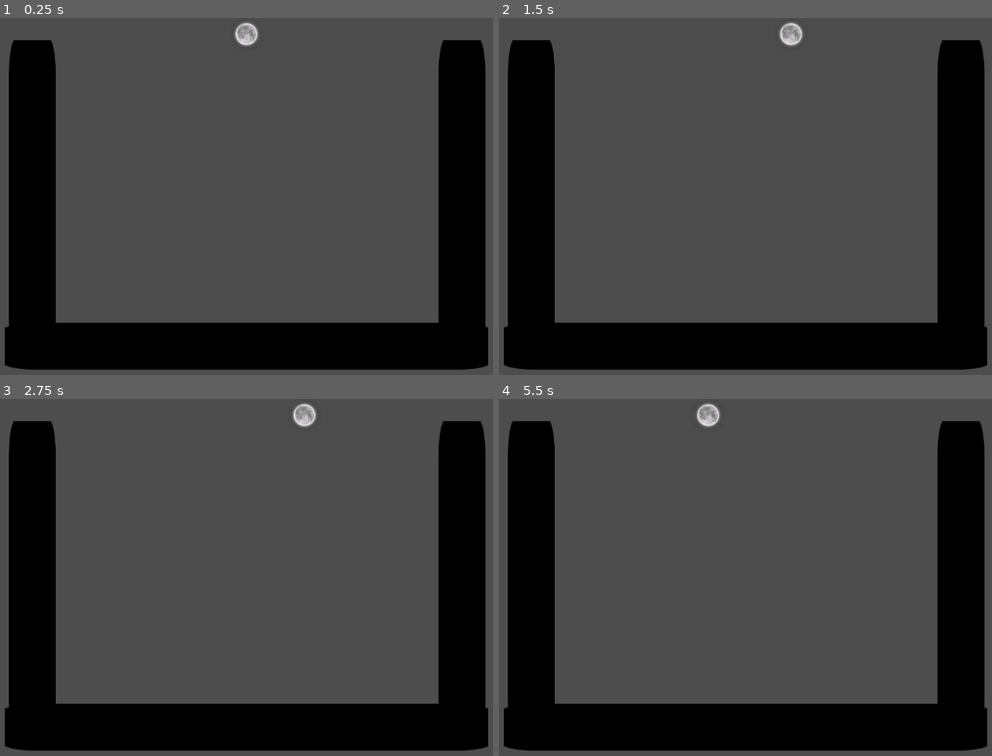
Above: before the commit, frames 1-4 (two rows, left to right).
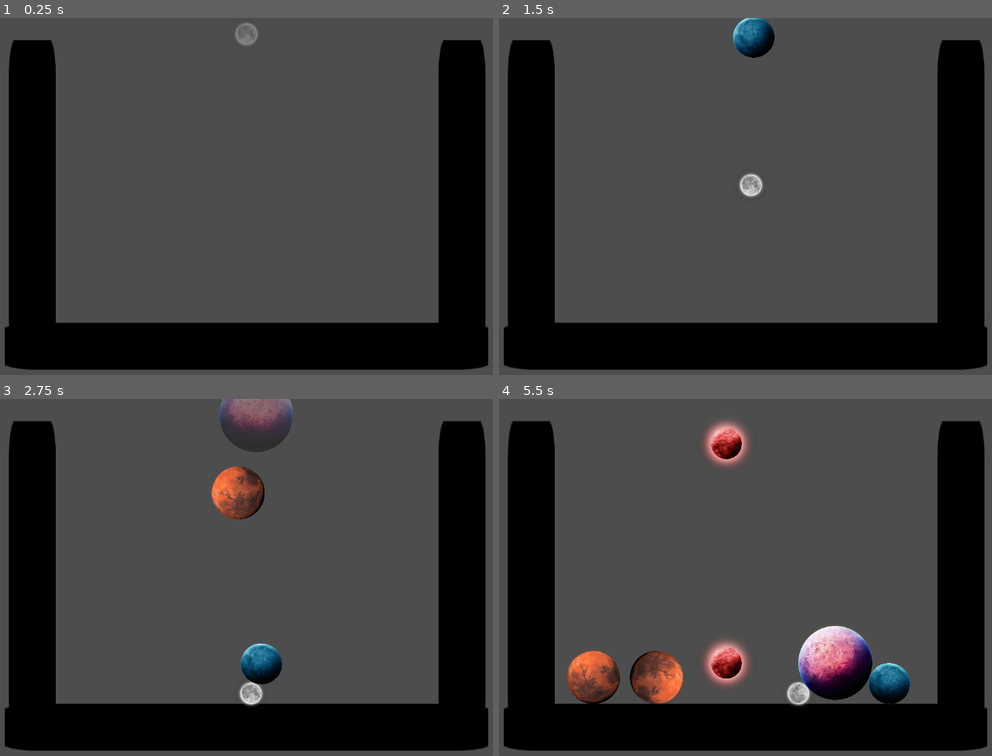
Above: after the commit, the same moments.

Repository: 6thAce/marbel-merger
Game: Godot game, scene res://main.tscn
Same seed, same stepped clock (60 frames per second), same inputs: the game is played once before the commit and once after it. The engine's default icon, where the game draws it, is replaced by a stand-in: a white triangle on a blue panel in a dark square.
Inputs (mouse positions are in pixels of both pictures, inside the frame that each line leads up to):
- Up to frame 1 (0.25 s): no input
- Up to frame 2 (1.5 s): tap Enter at 0.5 s; move the mouse to (883, 178) at 0.52 s; hold Right (ui_right) 0.53-1.28 s; tap Space (space) at 0.6, 1.35 s; click (883, 178) at 0.67 s; move the mouse to (617, 214) at 1.27 s; hold Left (ui_left) from 1.28 s (still down); click (617, 214) at 1.42 s
- Up to frame 3 (2.75 s): move the mouse to (310, 498) at 2.02 s; release Left (ui_left) at 2.03 s; hold Right (ui_right) from 2.03 s (still down); tap Space (space) at 2.1 s; click (310, 498) at 2.17 s
- Up to frame 4 (5.5 s): move the mouse to (710, 648) at 2.77 s; tap Space (space) every 0.75 s from 2.85 to 5.1 s; click (710, 648) at 2.92 s; move the mouse to (937, 631) at 3.52 s; release Right (ui_right) at 3.53 s; hold Left (ui_left) from 3.53 s (still down); click (937, 631) at 3.67 s; move the mouse to (553, 523) at 4.27 s; click (553, 523) at 4.42 s; move the mouse to (775, 577) at 5.02 s; click (775, 577) at 5.17 s

The runs differ from the first frame. In frame 1, 0.2% of the frame differs, in the area x 47-53%, y 1-8%; in frame 2, 1.3%; in frame 3, 4.2%; in frame 4, 8.3%, in the area x 13-84%, y 1-87%.
Error before the commit: Invalid call. Nonexistent function 'has_variable' in base 'RigidBody2D (ball_0.gd)'. (res://main.gd:32)

Commit message:
Improve ball preview logic and add game over handling
Refactored ball scripts to better handle preview state and prevent merging for preview balls. Updated main.gd to clamp preview ball movement, randomize ball selection, and add game over logic to stop spawning balls when triggered. Also improved input handling and ensured the final level ball does not merge, only bounces.

Diff:
--- a/ball_0.gd
+++ b/ball_0.gd
@@ -6,15 +6,17 @@
 
 func _ready() -> void:
 	var area = $Area2D
-	if area:
+	# Connect manually (ignore editor connections)
+	if not area.body_entered.is_connected(_on_area_2d_body_entered):
 		area.body_entered.connect(_on_area_2d_body_entered)
 
 func _on_area_2d_body_entered(body: Node) -> void:
+	if is_preview:
+		return
 	if body == self:
 		return
-	if body is RigidBody2D and body.has_method("get_level"):
+	if body is RigidBody2D and body.has_method("get_level") and not body.is_preview:
 		if body.get_level() == level:
-			# Only one ball should handle the merge
 			if get_instance_id() < body.get_instance_id():
 				merge_with(body)
 
@@ -28,7 +30,6 @@
 	var new_pos = (position + other_ball.position) / 2.0
 	var next_level = level + 1
 
-	# Remove both old balls safely in next frame
 	call_deferred("queue_free")
 	other_ball.call_deferred("queue_free")
 
--- a/ball_1.gd
+++ b/ball_1.gd
@@ -6,15 +6,17 @@
 
 func _ready() -> void:
 	var area = $Area2D
-	if area:
+	# Connect manually (ignore editor connections)
+	if not area.body_entered.is_connected(_on_area_2d_body_entered):
 		area.body_entered.connect(_on_area_2d_body_entered)
 
 func _on_area_2d_body_entered(body: Node) -> void:
+	if is_preview:
+		return
 	if body == self:
 		return
-	if body is RigidBody2D and body.has_method("get_level"):
+	if body is RigidBody2D and body.has_method("get_level") and not body.is_preview:
 		if body.get_level() == level:
-			# Only one ball should handle the merge
 			if get_instance_id() < body.get_instance_id():
 				merge_with(body)
 
@@ -28,7 +30,6 @@
 	var new_pos = (position + other_ball.position) / 2.0
 	var next_level = level + 1
 
-	# Remove both old balls safely in next frame
 	call_deferred("queue_free")
 	other_ball.call_deferred("queue_free")
 
--- a/ball_2.gd
+++ b/ball_2.gd
@@ -6,15 +6,17 @@
 
 func _ready() -> void:
 	var area = $Area2D
-	if area:
+	# Connect manually (ignore editor connections)
+	if not area.body_entered.is_connected(_on_area_2d_body_entered):
 		area.body_entered.connect(_on_area_2d_body_entered)
 
 func _on_area_2d_body_entered(body: Node) -> void:
+	if is_preview:
+		return
 	if body == self:
 		return
-	if body is RigidBody2D and body.has_method("get_level"):
+	if body is RigidBody2D and body.has_method("get_level") and not body.is_preview:
 		if body.get_level() == level:
-			# Only one ball should handle the merge
 			if get_instance_id() < body.get_instance_id():
 				merge_with(body)
 
@@ -28,7 +30,6 @@
 	var new_pos = (position + other_ball.position) / 2.0
 	var next_level = level + 1
 
-	# Remove both old balls safely in next frame
 	call_deferred("queue_free")
 	other_ball.call_deferred("queue_free")
 
--- a/ball_3.gd
+++ b/ball_3.gd
@@ -6,15 +6,17 @@
 
 func _ready() -> void:
 	var area = $Area2D
-	if area:
+	# Connect manually (ignore editor connections)
+	if not area.body_entered.is_connected(_on_area_2d_body_entered):
 		area.body_entered.connect(_on_area_2d_body_entered)
 
 func _on_area_2d_body_entered(body: Node) -> void:
+	if is_preview:
+		return
 	if body == self:
 		return
-	if body is RigidBody2D and body.has_method("get_level"):
+	if body is RigidBody2D and body.has_method("get_level") and not body.is_preview:
 		if body.get_level() == level:
-			# Only one ball should handle the merge
 			if get_instance_id() < body.get_instance_id():
 				merge_with(body)
 
@@ -28,7 +30,6 @@
 	var new_pos = (position + other_ball.position) / 2.0
 	var next_level = level + 1
 
-	# Remove both old balls safely in next frame
 	call_deferred("queue_free")
 	other_ball.call_deferred("queue_free")
 
--- a/ball_4.gd
+++ b/ball_4.gd
@@ -6,15 +6,17 @@
 
 func _ready() -> void:
 	var area = $Area2D
-	if area:
+	# Connect manually (ignore editor connections)
+	if not area.body_entered.is_connected(_on_area_2d_body_entered):
 		area.body_entered.connect(_on_area_2d_body_entered)
 
 func _on_area_2d_body_entered(body: Node) -> void:
+	if is_preview:
+		return
 	if body == self:
 		return
-	if body is RigidBody2D and body.has_method("get_level"):
+	if body is RigidBody2D and body.has_method("get_level") and not body.is_preview:
 		if body.get_level() == level:
-			# Only one ball should handle the merge
 			if get_instance_id() < body.get_instance_id():
 				merge_with(body)
 
@@ -28,7 +30,6 @@
 	var new_pos = (position + other_ball.position) / 2.0
 	var next_level = level + 1
 
-	# Remove both old balls safely in next frame
 	call_deferred("queue_free")
 	other_ball.call_deferred("queue_free")
 
--- a/ball_5.gd
+++ b/ball_5.gd
@@ -6,25 +6,19 @@
 
 func _ready() -> void:
 	var area = $Area2D
-	if area:
+	if area and not area.body_entered.is_connected(_on_area_2d_body_entered):
 		area.body_entered.connect(_on_area_2d_body_entered)
 
 func _on_area_2d_body_entered(body: Node) -> void:
-	if body == self:
+	if body == self or is_preview:
 		return
 	if body is RigidBody2D and body.has_method("get_level"):
 		if body.get_level() == level:
 			_on_same_level_hit(body)
 
 func _on_same_level_hit(body: Node) -> void:
-	# Optional: bounce effect when two max balls hit
+	# Do not merge; just create a bounce or special effect
 	var direction = (global_position - body.global_position).normalized()
 	apply_impulse(direction * 150.0)
 
-	# Optional: add visual or sound feedback
-	if has_node("Particles2D"):
-		$Particles2D.emitting = true
-	if has_node("AudioStreamPlayer2D"):
-		$AudioStreamPlayer2D.play()
-
-	# No merging — this is the final level
+	# Optional effects: Particles or
--- a/main.gd
+++ b/main.gd
@@ -1,76 +1,151 @@
 extends Node2D
+
+# --- Constants ---
+# Movement speed of the ball while it's in preview mode
+const BALL_SPAWN_SPEED := 200.0
+# Estimated radius (half-width) of the ball in pixels, used for boundary clamping.
+# Adjust this value if your balls are a different size.
+const BALL_RADIUS := 16.0
 
 @onready var spawner = $BallSpawner
 
+# List of preloaded ball scenes to choose from randomly
 var ball_scenes = [
 	preload("res://ball0.tscn"),
 	preload("res://ball1.tscn"),
 	preload("res://ball2.tscn"),
 	preload("res://ball3.tscn"),
-	preload("res://ball4.tscn")
-	# preload("res://ball5.tscn")
+	preload("res://ball4.tscn"),
+	preload("res://ball5.tscn") # NEW: Added the Level 5 ball scene
 ]
 
 var preview_ball: RigidBody2D = null
-var can_move = true
+var can_move := true # Flag to control movement and input processing
+var is_game_over := false # NEW: State to track if the game has ended
 
 func _ready():
+	# Use randomize() to ensure true random ball selection on each run
+	randomize()
 	spawn_preview()
 
-# --- Create a preview ball ---
+# =========================
+# 🎮 Game State Management
+# =========================
+
+# Public function to be called by a Game Over area in the scene
+# when a ball crosses the critical boundary (e.g., the top of the screen).
+func end_game():
+	if is_game_over:
+		return
+
+	is_game_over = true
+	can_move = false
+
+	# Clean up the currently held preview ball
+	if preview_ball:
+		preview_ball.queue_free()
+		preview_ball = null
+
+	# TODO: Add game over UI display logic here (e.g., show a Label)
+	print("GAME OVER! Balls stopped spawning.")
+
+# =========================
+# 🧩 Create a Preview Ball
+# =========================
 func spawn_preview():
-	var BallScene = ball_scenes[randi() % ball_scenes.size()]
+	if is_game_over: # Don't spawn if the game is over
+		return
+
+	# 1. Select and instantiate a random ball scene, EXCLUDING the final ball scene (Level 5)
+	# ball_scenes.size() - 1 gives us the count of spawnable balls (5),
+	# ensuring the random index is 0, 1, 2, 3, or 4.
+	var BallScene = ball_scenes[randi() % (ball_scenes.size() - 1)]
 	preview_ball = BallScene.instantiate()
 	preview_ball.position = spawner.position
-	preview_ball.is_preview = true   # no check needed
+
+	# --- Preview Mode Setup (Ghost-like state) ---
+	# Disable physics processing for movement control
 	preview_ball.freeze = true
-	preview_ball.set_collision_layer_value(1, false)
-	preview_ball.set_collision_mask_value(1, false)
-	add_child(preview_ball)
-
-	# Mark it as preview mode
-	if preview_ball.has_variable("is_preview"):
-		preview_ball.is_preview = true
-
-	# Disable collision and physics temporarily
-	preview_ball.freeze = true
+	# Disable collision with layer 1 (assuming this is the layer for other balls/game geometry)
 	preview_ball.set_collision_layer_value(1, false)
 	preview_ball.set_collision_mask_value(1, false)
 
+	# Optional visual cue: make it semi-transparent
+	var sprite := preview_ball.get_node_or_null("Sprite2D")
+	if sprite:
+		sprite.modulate.a = 0.4
+
+	# 2. Add the ball to the scene tree
 	add_child(preview_ball)
 
-# --- Handle movement ---
+
+# =========================
+# ⛓️ Move the Preview & Clamp Boundaries
+# =========================
 func _process(delta):
-	if preview_ball and can_move:
+	# Check if the game is active before allowing movement
+	if preview_ball and can_move and not is_game_over:
+		# FIX: Use '=' instead of ':=' to avoid Godot type inference error for runtime values (as advised)
+		var move_speed = BALL_SPAWN_SPEED * delta
+
+		# Apply movement
 		if Input.is_action_pressed("ui_left"):
-			preview_ball.position.x -= 200 * delta
-		if Input.is_action_pressed("ui_right"):
-			preview_ball.position.x += 200 * delta
+			preview_ball.position.x -= move_speed
+		elif Input.is_action_pressed("ui_right"):
+			preview_ball.position.x += move_speed
 
-# --- Handle input ---
+		# CLAMPING: Ensure the ball stays within the screen boundaries
+		var viewport_width = get_viewport_rect().size.x
+		var min_x = BALL_RADIUS
+		var max_x = viewport_width - BALL_RADIUS
+
+		# Clamp position to prevent ball from leaving the play area
+		preview_ball.position.x = clamp(preview_ball.position.x, min_x, max_x)
+
+
+# =========================
+# 🖱️ Handle Input
+# =========================
 func _input(event):
-	if event is InputEventMouseButton and event.pressed:
-		drop_ball()
-	elif Input.is_action_just_pressed("space"):
-		drop_ball()
-	elif event is InputEventScreenTouch and event.pressed:
-		drop_ball()
+	# Only process input if we are in the move state AND the game is not over
+	if can_move and not is_game_over:
+		# Check for Mouse Click, Spacebar, or Screen Touch
+		if (event is InputEventMouseButton and event.pressed) or \
+		   Input.is_action_just_pressed("space") or \
+		   (event is InputEventScreenTouch and event.pressed):
+			drop_ball()
 
-# --- Drop the preview ball ---
+
+# =========================
+# 🪂 Drop the Ball (Activate Physics)
+# =========================
 func drop_ball():
-	if preview_ball:
-		# Enable collisions and physics
-		preview_ball.freeze = false
-		preview_ball.set_collision_layer_value(1, true)
-		preview_ball.set_collision_mask_value(1, true)
+	if not preview_ball or is_game_over: # Do nothing if no ball or game is over
+		return
 
-		if preview_ball.has_variable("is_preview"):
-			preview_ball.is_preview = false
+	# 1. Restore visual state
+	var sprite := preview_ball.get_node_or_null("Sprite2D")
+	if sprite:
+		sprite.modulate.a = 1.0
 
-		preview_ball = null
-		can_move = false
+	# 2. Enable physics and collisions
+	preview_ball.freeze = false
+	preview_ball.set_collision_layer_value(1, true)
+	preview_ball.set_collision_mask_value(1, true)
 
-		# Wait before spawning next ball
-		await get_tree().create_timer(0.5).timeout
+	# 3. Unmark as preview (if this variable is used in the ball scene scripts)
+	# Using 'has_method' or 'in' is safer than assuming the variable exists
+	if "is_preview" in preview_ball:
+		preview_ball.is_preview = false
+
+	# 4. Cleanup and setup for next ball
+	preview_ball = null
+	can_move = false
+
+	# Wait for a short duration before the next ball appears
+	await get_tree().create_timer(0.5).timeout
+
+	# Only spawn the next ball if the game hasn't ended during the wait time
+	if not is_game_over:
 		can_move = true
 		spawn_preview()
